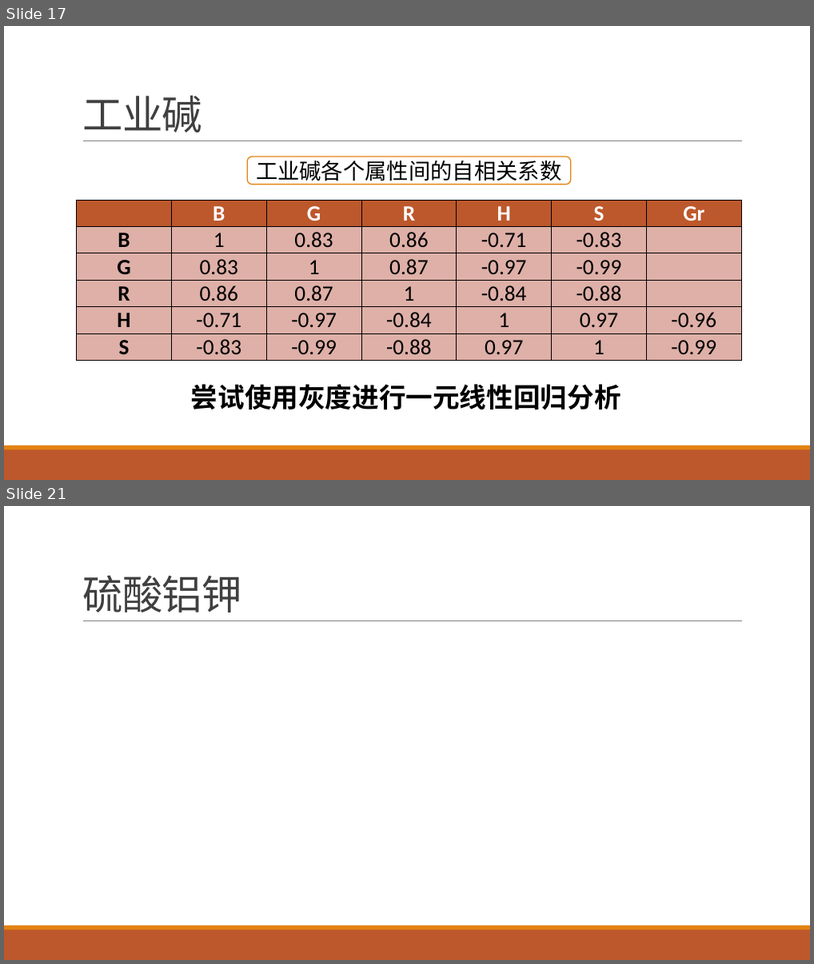
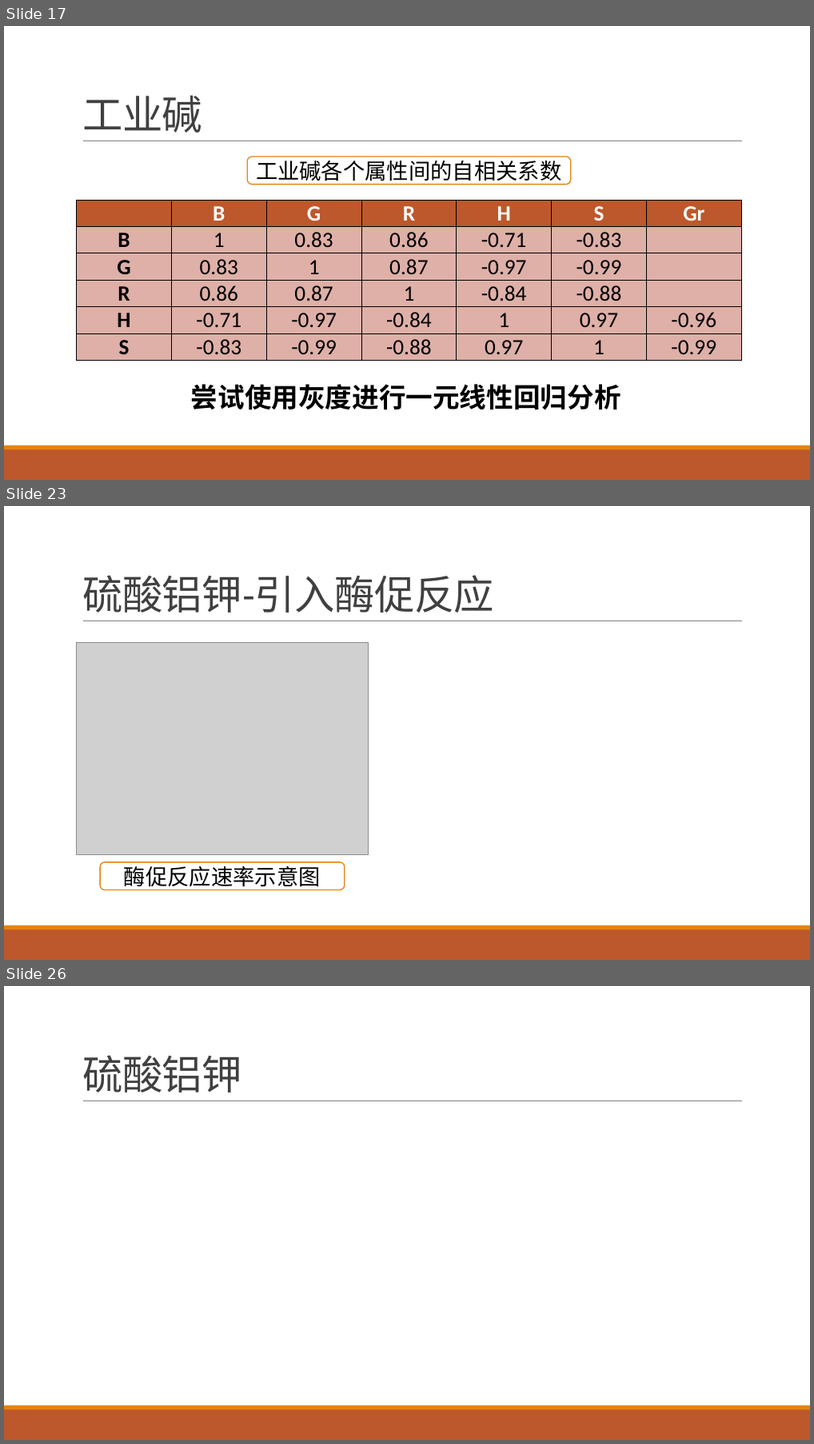
Before and after one commit to yuanjingsong/MCM_Homework, a slide deck: PreG21.pptx. Shown one above the other, each under a label of ours: slides 17 and 21 before the commit, slides 17, 23 and 26 after it; the slides between them are not shown. The pictures are 814x964 and 814x1444 pixels, drawn with LibreOffice and Linux fonts; fonts in the diff are those of the drawing; grey boxes stand for pictures. Boxes give left, top, right and bottom in pixels: in the first picture for what was removed or moved away, otherwise in the second. Text is boxed around its words. In the diff, an @@ line names an element or a change of style, - is before the commit and + after.

```diff
--- a/PreG21.pptx
+++ b/PreG21.pptx
@@ slide 23 added at (4, 506, 810, 960), background #FFFFFF; not listed: 3 template elements that a slide beside it also shows @@
@@ title added at (82, 575, 494, 612), 48 pt, text #404040 @@
+硫酸铝钾-引入酶促反应
@@ picture added at (77, 642, 368, 855) @@
@@ rounded rectangle added at (100, 862, 345, 889), fill #FFFFFF, outline #E48312 1.25 pt, 26 pt, text #000000 @@
+酶促反应速率示意图
@@ what was slide 21 is now slide 26 @@
```
Also in this commit, not shown: 2 slides changed, 4 other slides added.
